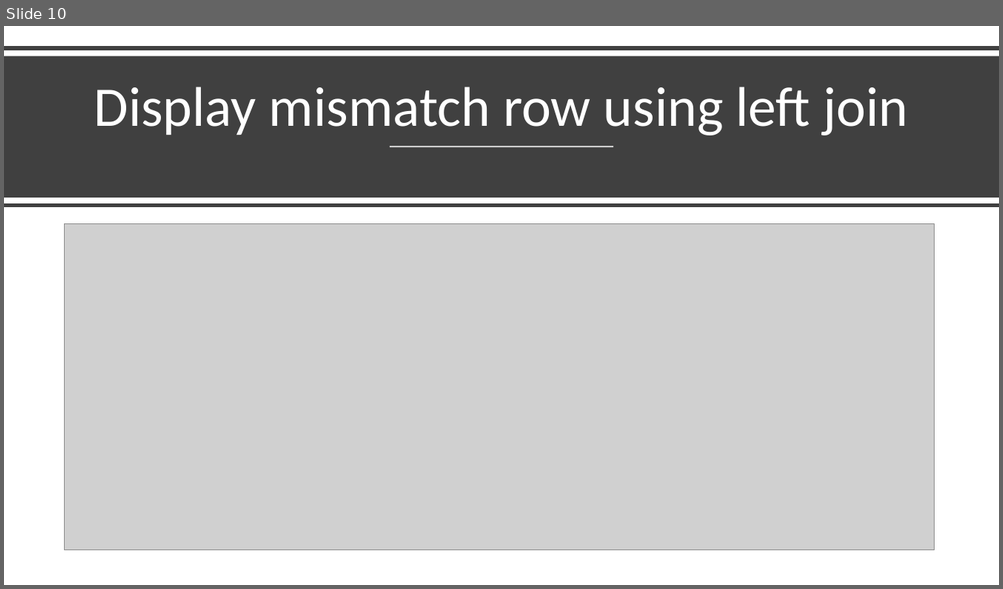
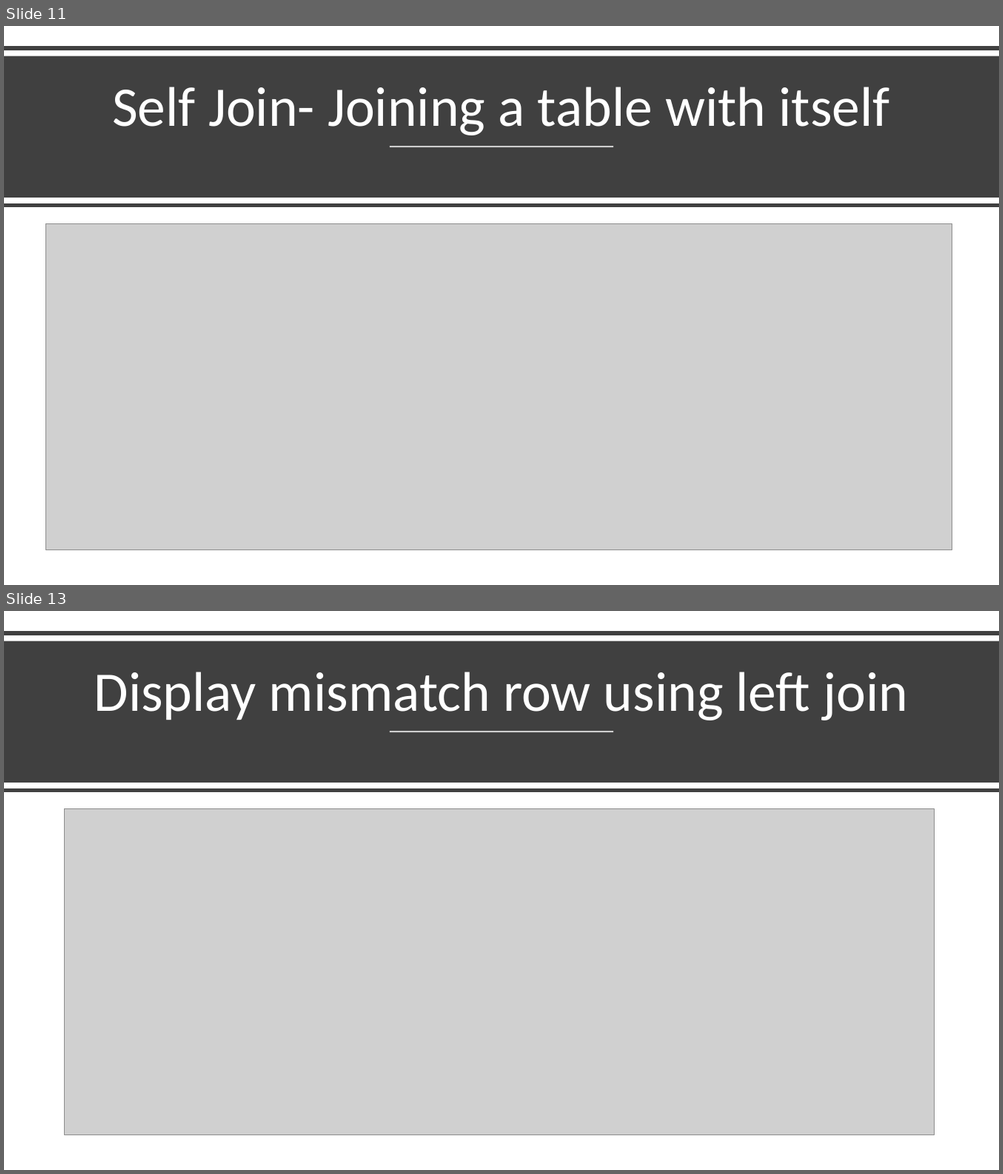
Before and after one commit to akchaudhary57/Job-Ready-Data-Analyst-Course-in-90-Days, a slide deck: DA using SQL/PPT/SQL Join.pptx. Shown one above the other, each under a label of ours: slide 10 before the commit, slides 11 and 13 after it; the slides between them are not shown. The pictures are 1003x589 and 1003x1174 pixels, drawn with LibreOffice and Linux fonts; fonts in the diff are those of the drawing; grey boxes stand for pictures. Boxes give left, top, right and bottom in pixels: in the first picture for what was removed or moved away, otherwise in the second. Text is boxed around its words. In the diff, an @@ line names an element or a change of style, - is before the commit and + after.

```diff
--- a/DA using SQL/PPT/SQL Join.pptx
+++ b/DA using SQL/PPT/SQL Join.pptx
@@ slide 11 added at [4, 26, 999, 585], background #FFFFFF @@
@@ line added from (4, 48) to (999, 48), #404040 4 pt @@
@@ rectangle added at [4, 56, 999, 198], fill #404040 @@
@@ title added at [112, 87, 890, 136], 54 pt, text #FFFFFF @@
+Self Join- Joining a table with itself
@@ line added from (390, 147) to (614, 147), #FFFFFF 1.5 pt @@
@@ line added from (4, 206) to (999, 206), #404040 4 pt @@
@@ picture added at [45, 224, 951, 550] @@
@@ what was slide 10 is now slide 13 @@
```
Also in this commit, not shown: 1 slide changed, 2 other slides added, 1 other file.
